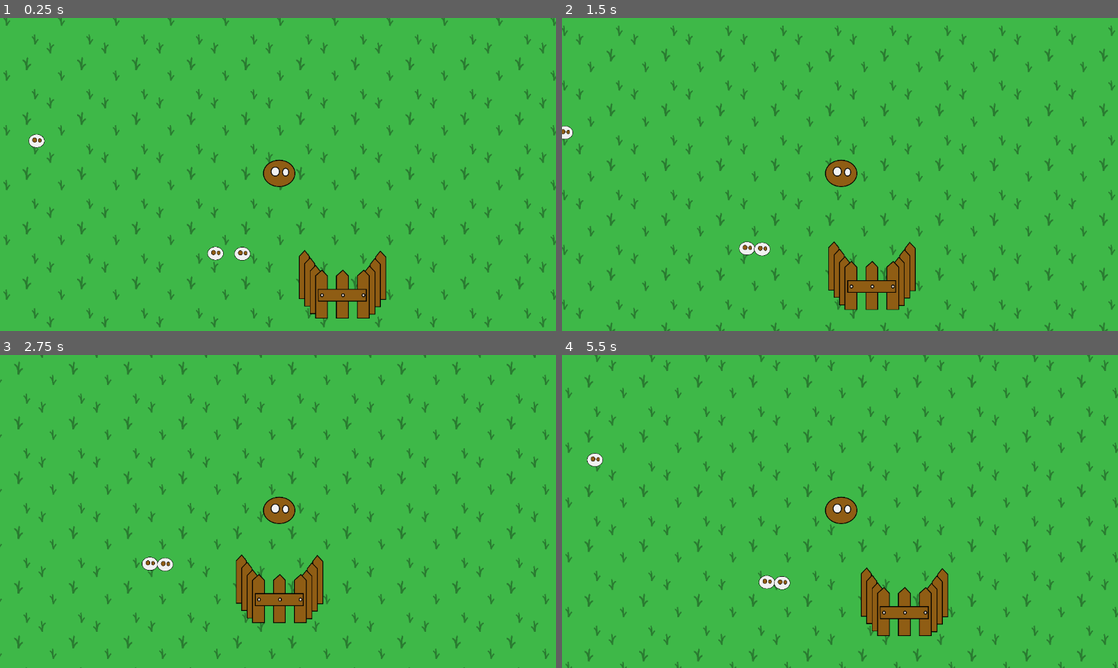
Above: before the commit, frames 1-4 (two rows, left to right).
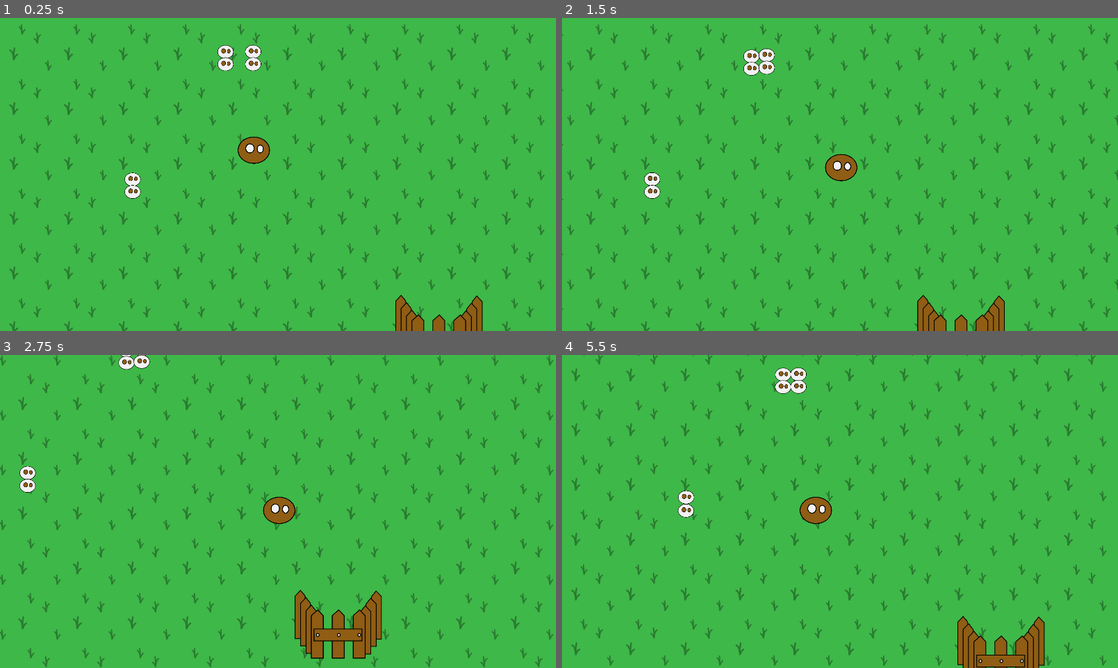
Above: after the commit, the same moments.

Repository: MrOnosa/d2jam-2025-sheep-herder
Game: Godot game, scene res://game.tscn
The game is run twice, just before and just after one commit, with the same random seed, the same clock (stepped at 60 frames per second) and the same inputs.
Inputs:
- Up to frame 1 (0.25 s): no input
- Up to frame 2 (1.5 s): hold D (right) 0.53-1.28 s; hold S (down) from 1.28 s (still down)
- Up to frame 3 (2.75 s): release S (down) at 2.03 s; hold D (right) from 2.03 s (still down)
- Up to frame 4 (5.5 s): release D (right) at 2.78 s; hold W (up) 2.78-3.53 s; hold A (left) 3.53-5.03 s; hold S (down) from 5.03 s (still down)

The runs differ from the first frame. In frame 1, 12% of the frame differs, in the area x 0-100%, y 0-100%; in frame 2, 12%; in frame 3, 12%; in frame 4, 13%.

Commit message:
Sheep now go away when they are gathered. Sheep are pushed away from the edges. Doggo is faster. Preferring the term gathered over herded.

Diff:
--- a/dog.gd
+++ b/dog.gd
@@ -1,7 +1,7 @@
 extends CharacterBody2D
 
 
-const SPEED = 300.0
+const SPEED = 600.0
 const JUMP_VELOCITY = -400.0
 
 
--- /dev/null
+++ b/game.gd
@@ -0,0 +1,38 @@
+extends Node2D
+
+# Called when the node enters the scene tree for the first time.
+func _ready() -> void:
+	pass # Replace with function body.
+
+# Called every frame. 'delta' is the elapsed time since the previous frame.
+func _process(delta: float) -> void:
+	pass
+
+
+func _on_area_2d_body_entered(body: Node2D) -> void:
+	if body is Sheep:
+		var sheep = body as Sheep
+		# do sheepy things
+		if !sheep.gathered:
+			sheep.run_gathered_logic()
+
+func _on_top_puuuuuuush_area_2d_body_entered(body: Node2D) -> void:
+	_edge_force_set(body, Vector2.DOWN * 1000)
+
+func _on_bottom_puuuuuuush_area_2d_2_body_entered(body: Node2D) -> void:
+	_edge_force_set(body, Vector2.UP * 1000)
+
+func _on_left_puuuuuuush_area_2d_2_body_entered(body: Node2D) -> void:
+	_edge_force_set(body, Vector2.RIGHT * 1000)
+
+func _on_right_puuuuuuush_area_2d_3_body_entered(body: Node2D) -> void:
+	_edge_force_set(body, Vector2.LEFT * 1000)
+
+func _on_edge_puuuuuuush_area_2d_body_exited(body: Node2D) -> void:
+	_edge_force_set(body, Vector2.ZERO)
+
+func _edge_force_set(body: Node2D, force: Vector2):
+	if body is Sheep:
+		var sheep = body as Sheep
+		# do sheepy things
+		sheep.linear_velocity_force = force
--- a/game.tscn
+++ b/game.tscn
@@ -1,14 +1,28 @@
-[gd_scene load_steps=7 format=3 uid="uid://b4g7wcpytcae7"]
+[gd_scene load_steps=12 format=3 uid="uid://b4g7wcpytcae7"]
 
 [ext_resource type="Texture2D" uid="uid://cjbwlovoxxyau" path="res://assets/field.svg" id="1_feb5d"]
+[ext_resource type="Script" uid="uid://cl4jh4fvwgftq" path="res://game.gd" id="1_ryrav"]
 [ext_resource type="PackedScene" uid="uid://dyvhpsadvurir" path="res://sheep.tscn" id="3_fc0e3"]
 [ext_resource type="PackedScene" uid="uid://baxuh582qqm46" path="res://dog.tscn" id="3_feb5d"]
 [ext_resource type="Texture2D" uid="uid://c48h1tvqb2m88" path="res://assets/fence-left.svg" id="4_7jktm"]
 [ext_resource type="Texture2D" uid="uid://ejq511bj87w1" path="res://assets/fence-front.svg" id="5_ryrav"]
 
+[sub_resource type="RectangleShape2D" id="RectangleShape2D_ryrav"]
+size = Vector2(5000, 200)
+
+[sub_resource type="RectangleShape2D" id="RectangleShape2D_vef74"]
+size = Vector2(5000, 200)
+
+[sub_resource type="RectangleShape2D" id="RectangleShape2D_eow3j"]
+size = Vector2(200, 2400)
+
+[sub_resource type="RectangleShape2D" id="RectangleShape2D_j5wjh"]
+size = Vector2(200, 2400)
+
 [sub_resource type="WorldBoundaryShape2D" id="WorldBoundaryShape2D_feb5d"]
 
 [node name="Game" type="Node2D"]
+script = ExtResource("1_ryrav")
 
 [node name="Field" type="TextureRect" parent="."]
 texture_repeat = 2
@@ -19,6 +33,32 @@
 metadata/_edit_lock_ = true
 
 [node name="StaticBody2D" type="StaticBody2D" parent="."]
+
+[node name="TopPUUUUUUUSHArea2D" type="Area2D" parent="StaticBody2D"]
+
+[node name="CollisionShape2D" type="CollisionShape2D" parent="StaticBody2D/TopPUUUUUUUSHArea2D"]
+position = Vector2(2500, 100)
+shape = SubResource("RectangleShape2D_ryrav")
+
+[node name="BottomPUUUUUUUSHArea2D2" type="Area2D" parent="StaticBody2D"]
+position = Vector2(0, 2800)
+
+[node name="CollisionShape2D" type="CollisionShape2D" parent="StaticBody2D/BottomPUUUUUUUSHArea2D2"]
+position = Vector2(2500, 100)
+shape = SubResource("RectangleShape2D_vef74")
+
+[node name="LeftPUUUUUUUSHArea2D2" type="Area2D" parent="StaticBody2D"]
+
+[node name="CollisionShape2D" type="CollisionShape2D" parent="StaticBody2D/LeftPUUUUUUUSHArea2D2"]
+position = Vector2(100, 1500)
+shape = SubResource("RectangleShape2D_eow3j")
+
+[node name="RightPUUUUUUUSHArea2D3" type="Area2D" parent="StaticBody2D"]
+position = Vector2(4800, 0)
+
+[node name="CollisionShape2D" type="CollisionShape2D" parent="StaticBody2D/RightPUUUUUUUSHArea2D3"]
+position = Vector2(100, 1500)
+shape = SubResource("RectangleShape2D_j5wjh")
 
 [node name="top" type="CollisionShape2D" parent="StaticBody2D"]
 rotation = 3.14159
@@ -39,23 +79,32 @@
 
 [node name="dog" parent="." instance=ExtResource("3_feb5d")]
 unique_name_in_owner = true
-position = Vector2(2586, 1389)
+position = Vector2(1745, 920)
 
 [node name="Camera2D" type="Camera2D" parent="dog"]
-zoom = Vector2(0.3, 0.3)
+zoom = Vector2(0.5, 0.5)
 limit_left = 0
 limit_top = 0
 limit_right = 5000
 limit_bottom = 3000
 
 [node name="leftsheep" parent="." instance=ExtResource("3_fc0e3")]
-position = Vector2(2147, 1933)
+position = Vector2(1550, 127)
 
 [node name="leftsheep2" parent="." instance=ExtResource("3_fc0e3")]
 position = Vector2(916, 1161)
 
 [node name="rightsheep" parent="." instance=ExtResource("3_fc0e3")]
-position = Vector2(2347, 1933)
+position = Vector2(1750, 127)
+
+[node name="leftsheep3" parent="." instance=ExtResource("3_fc0e3")]
+position = Vector2(1550, 127)
+
+[node name="leftsheep4" parent="." instance=ExtResource("3_fc0e3")]
+position = Vector2(916, 1161)
+
+[node name="rightsheep2" parent="." instance=ExtResource("3_fc0e3")]
+position = Vector2(1750, 127)
 
 [node name="Area2D" type="Area2D" parent="."]
 position = Vector2(2815, 2144)
@@ -81,3 +130,13 @@
 [node name="Fence-front" type="Sprite2D" parent="Area2D"]
 position = Vector2(216, 51)
 texture = ExtResource("5_ryrav")
+
+[connection signal="body_entered" from="StaticBody2D/TopPUUUUUUUSHArea2D" to="." method="_on_top_puuuuuuush_area_2d_body_entered"]
+[connection signal="body_exited" from="StaticBody2D/TopPUUUUUUUSHArea2D" to="." method="_on_edge_puuuuuuush_area_2d_body_exited"]
+[connection signal="body_entered" from="StaticBody2D/BottomPUUUUUUUSHArea2D2" to="." method="_on_bottom_puuuuuuush_area_2d_2_body_entered"]
+[connection signal="body_exited" from="StaticBody2D/BottomPUUUUUUUSHArea2D2" to="." method="_on_edge_puuuuuuush_area_2d_body_exited"]
+[connection signal="body_entered" from="StaticBody2D/LeftPUUUUUUUSHArea2D2" to="." method="_on_left_puuuuuuush_area_2d_2_body_entered"]
+[connection signal="body_exited" from="StaticBody2D/LeftPUUUUUUUSHArea2D2" to="." method="_on_edge_puuuuuuush_area_2d_body_exited"]
+[connection signal="body_entered" from="StaticBody2D/RightPUUUUUUUSHArea2D3" to="." method="_on_right_puuuuuuush_area_2d_3_body_entered"]
+[connection signal="body_exited" from="StaticBody2D/RightPUUUUUUUSHArea2D3" to="." method="_on_edge_puuuuuuush_area_2d_body_exited"]
+[connection signal="body_entered" from="Area2D" to="." method="_on_area_2d_body_entered"]
--- a/project.godot
+++ b/project.godot
@@ -17,7 +17,9 @@
 
 [display]
 
+window/size/viewport_height=1080
 window/stretch/mode="viewport"
+window/size/viewport_width=1920
 
 [global_group]
 
--- a/sheep.gd
+++ b/sheep.gd
@@ -1,12 +1,15 @@
 extends RigidBody2D
-
+class_name Sheep
 
 const SPEED := 10000.0
 const SCARED_OF_DOG_SPEED := 20000.0
 const run_doggy_logic := true
 const run_sheep_herding_mentality_logic := true
 
-var total_other_sheep := 1
+
+
+var gathered := false
+var linear_velocity_force := Vector2.ZERO
 
 # Called when the node enters the scene tree for the first time.
 func _ready() -> void:
@@ -43,4 +46,11 @@
 			force += (influcence)/(all_sheep.size()-1)
 		sheep_linear_velocity = force
 
-	linear_velocity = doggy_linear_velocity + sheep_linear_velocity
+	linear_velocity = doggy_linear_velocity + sheep_linear_velocity + linear_velocity_force
+
+func run_gathered_logic() -> void:
+	gathered = true
+	%AnimationPlayer.play("fade_away")
+
+func fade_out_complete() -> void:
+	queue_free()
--- a/sheep.tscn
+++ b/sheep.tscn
@@ -1,7 +1,58 @@
-[gd_scene load_steps=4 format=3 uid="uid://dyvhpsadvurir"]
+[gd_scene load_steps=7 format=3 uid="uid://dyvhpsadvurir"]
 
 [ext_resource type="Texture2D" uid="uid://csvuopnw8pooe" path="res://assets/sheep.svg" id="1_0sl4e"]
 [ext_resource type="Script" uid="uid://cilscwp6xwld2" path="res://sheep.gd" id="1_xqjq8"]
+
+[sub_resource type="Animation" id="Animation_xqjq8"]
+resource_name = "fade_away"
+length = 1.1
+tracks/0/type = "value"
+tracks/0/imported = false
+tracks/0/enabled = true
+tracks/0/path = NodePath("Sheep:self_modulate")
+tracks/0/interp = 1
+tracks/0/loop_wrap = true
+tracks/0/keys = {
+"times": PackedFloat32Array(0, 1),
+"transitions": PackedFloat32Array(1, 1),
+"update": 0,
+"values": [Color(1, 1, 1, 1), Color(1, 1, 1, 0)]
+}
+tracks/1/type = "method"
+tracks/1/imported = false
+tracks/1/enabled = true
+tracks/1/path = NodePath(".")
+tracks/1/interp = 1
+tracks/1/loop_wrap = true
+tracks/1/keys = {
+"times": PackedFloat32Array(1.03333),
+"transitions": PackedFloat32Array(1),
+"values": [{
+"args": [],
+"method": &"fade_out_complete"
+}]
+}
+
+[sub_resource type="Animation" id="Animation_qhocy"]
+length = 0.001
+tracks/0/type = "value"
+tracks/0/imported = false
+tracks/0/enabled = true
+tracks/0/path = NodePath("Sheep:self_modulate")
+tracks/0/interp = 1
+tracks/0/loop_wrap = true
+tracks/0/keys = {
+"times": PackedFloat32Array(0),
+"transitions": PackedFloat32Array(1),
+"update": 0,
+"values": [Color(1, 1, 1, 1)]
+}
+
+[sub_resource type="AnimationLibrary" id="AnimationLibrary_y540r"]
+_data = {
+&"RESET": SubResource("Animation_qhocy"),
+&"fade_away": SubResource("Animation_xqjq8")
+}
 
 [sub_resource type="CapsuleShape2D" id="CapsuleShape2D_xqjq8"]
 radius = 43.0
@@ -14,6 +65,12 @@
 max_contacts_reported = 5
 script = ExtResource("1_xqjq8")
 
+[node name="AnimationPlayer" type="AnimationPlayer" parent="."]
+unique_name_in_owner = true
+libraries = {
+&"": SubResource("AnimationLibrary_y540r")
+}
+
 [node name="Sheep" type="Sprite2D" parent="."]
 scale = Vector2(0.5, 0.5)
 texture = ExtResource("1_0sl4e")
Not shown, added: game.gd.uid
